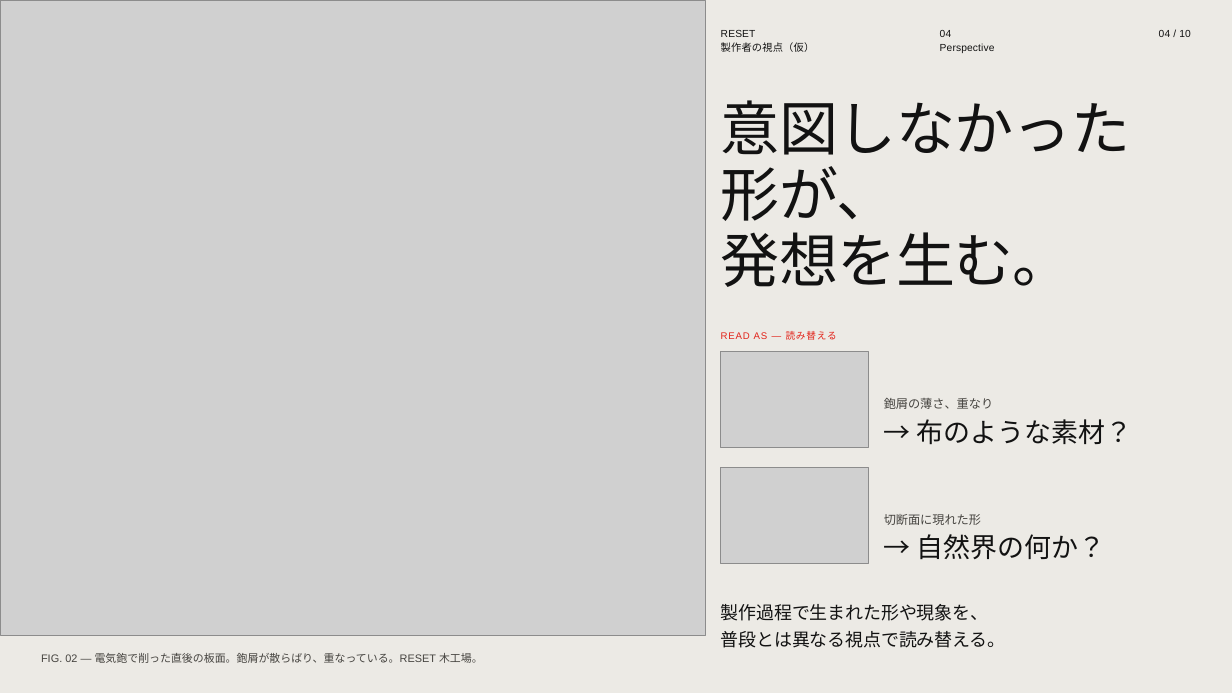
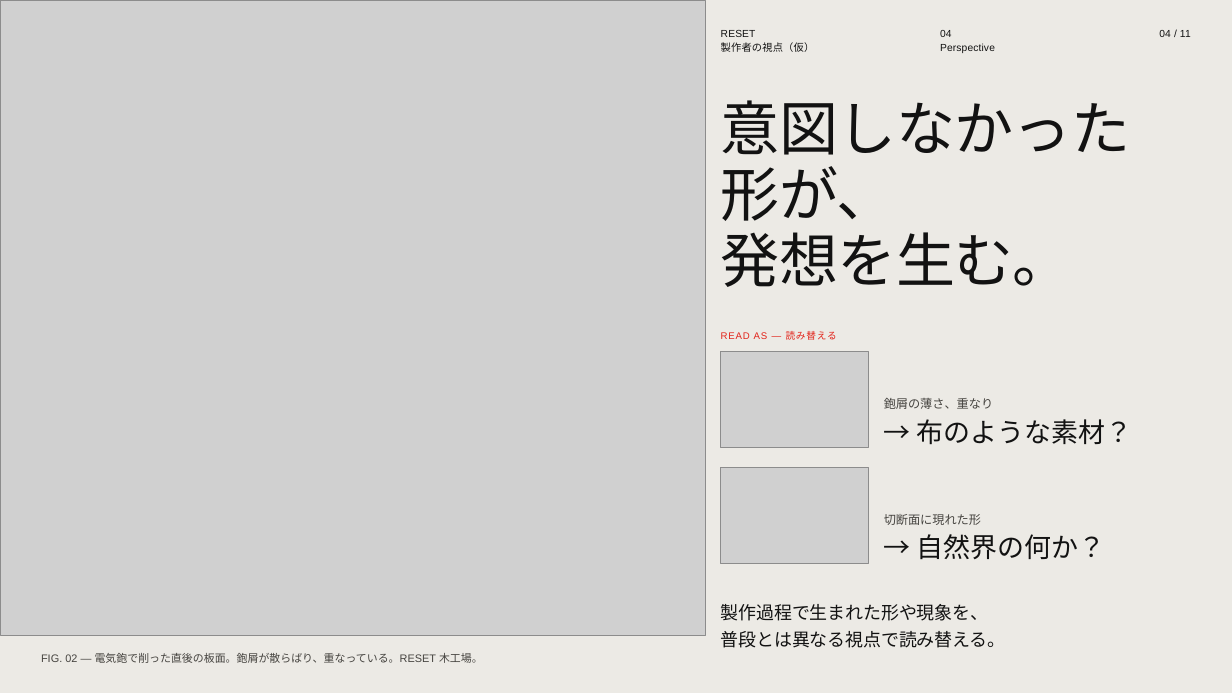
Before and after one commit to Yatsujo-2001/state-nextjs, a slide deck: slide 4 of presentation/RESET_Design_Presentation.pptx. Drawn at 1232x693 pixels with LibreOffice and Linux fonts; fonts in the diff are those of the drawing; grey boxes stand for pictures. Boxes give left, top, right and bottom in pixels: in the first picture for what was removed or moved away, otherwise in the second. Text is boxed around its words. In the diff, an @@ line names an element or a change of style, - is before the commit and + after.

```diff
--- a/presentation/RESET_Design_Presentation.pptx
+++ b/presentation/RESET_Design_Presentation.pptx
@@ text at (1159,30,1191,37): text changed @@
-04 / 10
+04 / 11
```
Also in this commit, not shown: 9 other slides changed, 1 slide added, 9 other files.
